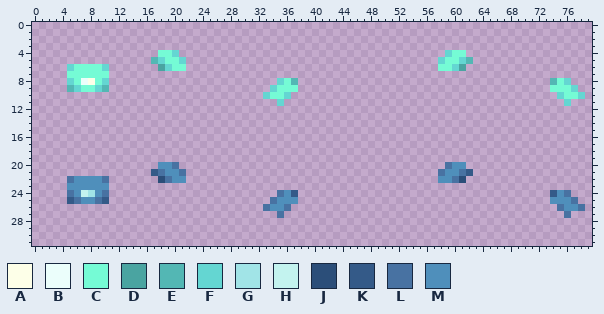
Sprite sheet -- Assets/Sprites/IsometricTiles/Line.png. Above is the file before it was changed.
The file is 80x32 pixels.
Palette (. is transparent): A #fdffe8  B #ebfefb  C #75fbd5  D #4aa4a1  E #53b7b4  F #64d6d2  G #a1e4e7  H #c3f3ef  J #2b4e79  K #345a88  L #4872a2  M #4f8fbb
And afterwards:
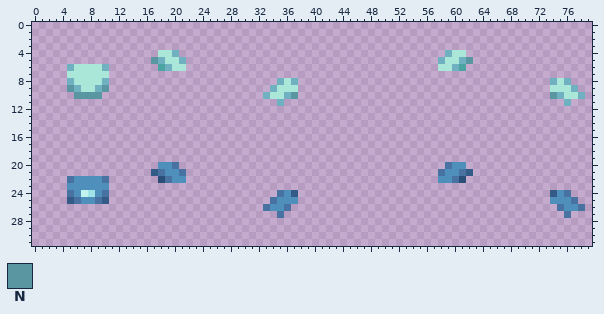
Colours new in this view: N #5a95a2
The edit:
colour C: #75fbd5 -> #abe7d9
colour F: #64d6d2 -> #6fb1c0
y 5: x 17 E -> N; x 62 E -> N
y 8: x 7..8 BA -> CC; x 37 E -> F; x 74 E -> F
y 9: x 5 E -> N; x 10 E -> N
y 10: x 6..9 .... -> NNNN; x 37 . -> N; x 74 . -> N
Changed places in both pictures, as pixel boxes (x1, y1, x2, y2):
changed: (151, 50, 186, 71)
changed: (438, 50, 473, 71)
changed: (67, 64, 109, 99)
changed: (263, 78, 298, 106)
changed: (550, 78, 585, 106)
